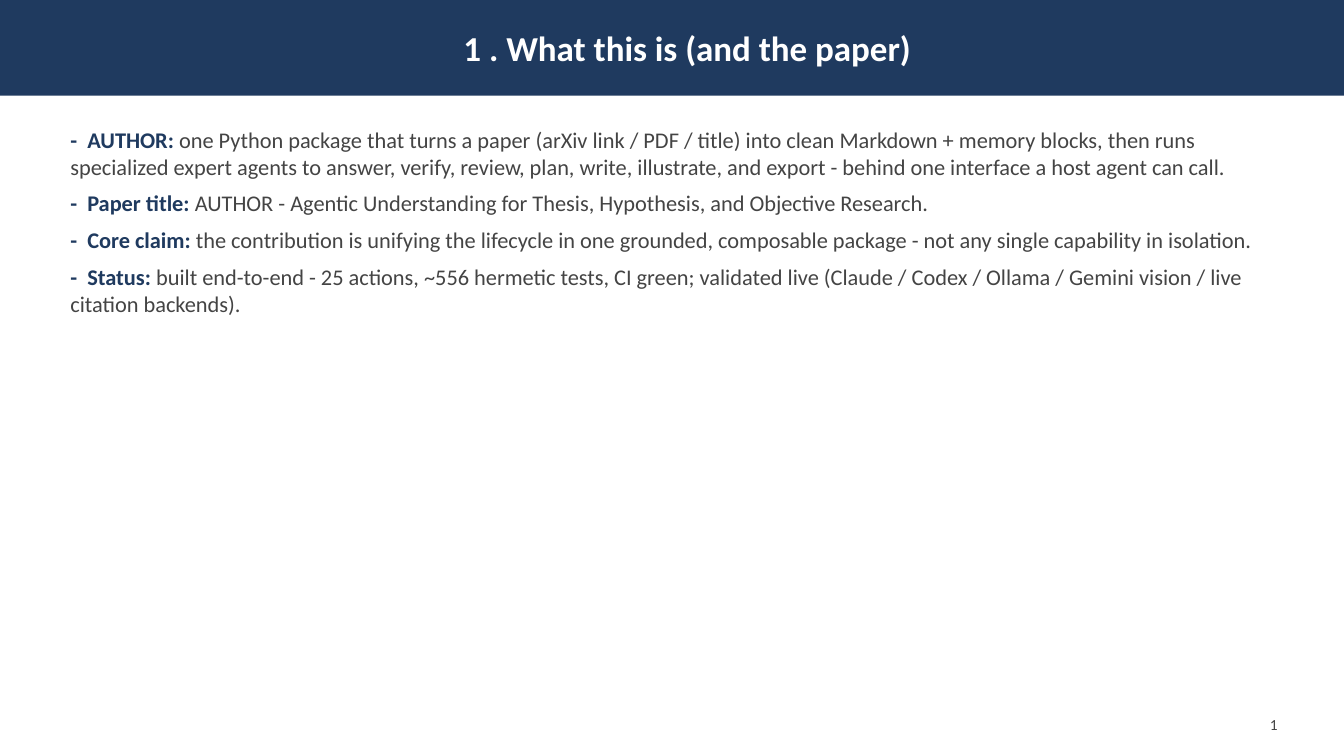
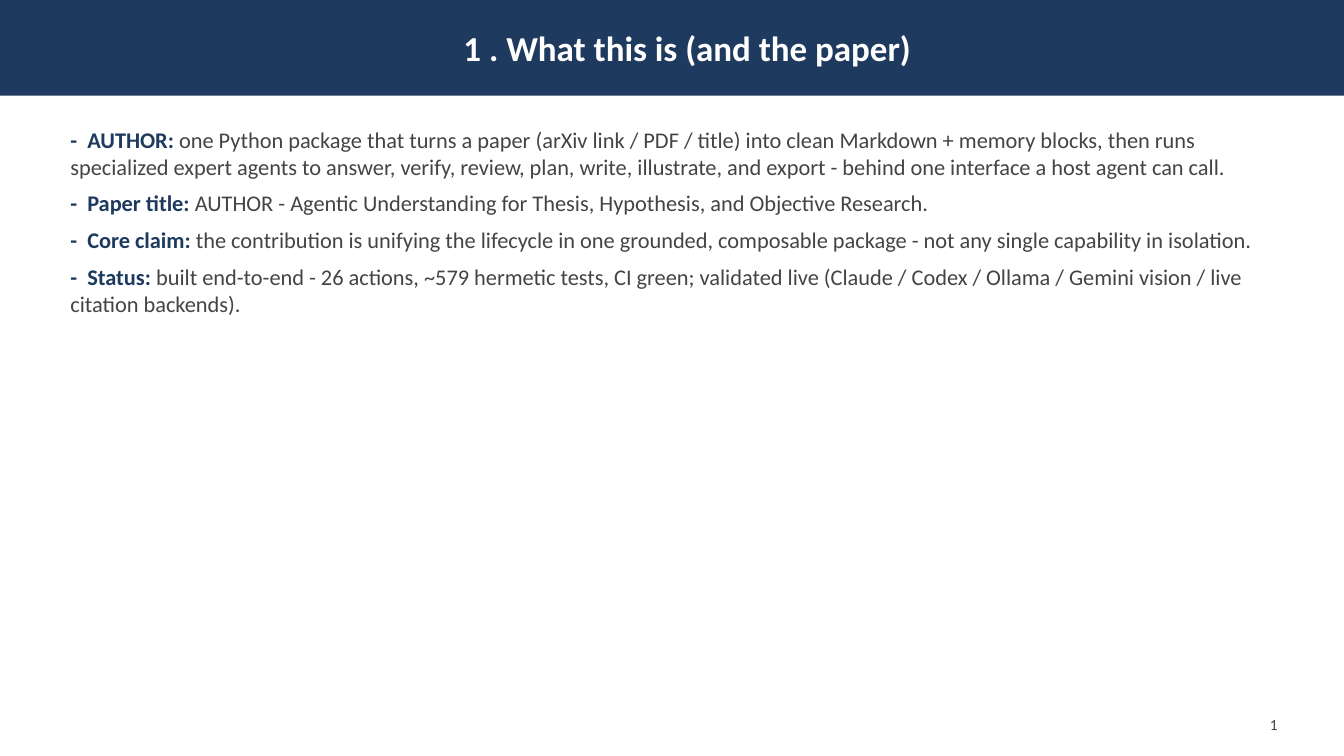
Before and after one commit to iowarp/clio-author, a slide deck: slide 2 of docs/AUTHOR.pptx. Drawn at 1344x756 pixels with LibreOffice and Linux fonts; fonts in the diff are those of the drawing. Boxes give left, top, right and bottom in pixels: in the first picture for what was removed or moved away, otherwise in the second. Text is boxed around its words. In the diff, an @@ line names an element or a change of style, - is before the commit and + after.

```diff
--- a/docs/AUTHOR.pptx
+++ b/docs/AUTHOR.pptx
@@ text at box(70, 269, 1241, 315): text changed @@
-- Status: built end-to-end - 25 actions, ~556 hermetic tests, CI green; validated live (Claude / Codex / Ollama / Gemini vision / live citation backends).
+- Status: built end-to-end - 26 actions, ~579 hermetic tests, CI green; validated live (Claude / Codex / Ollama / Gemini vision / live citation backends).
```
Also in this commit, not shown: 3 other slides changed, 19 other files.
